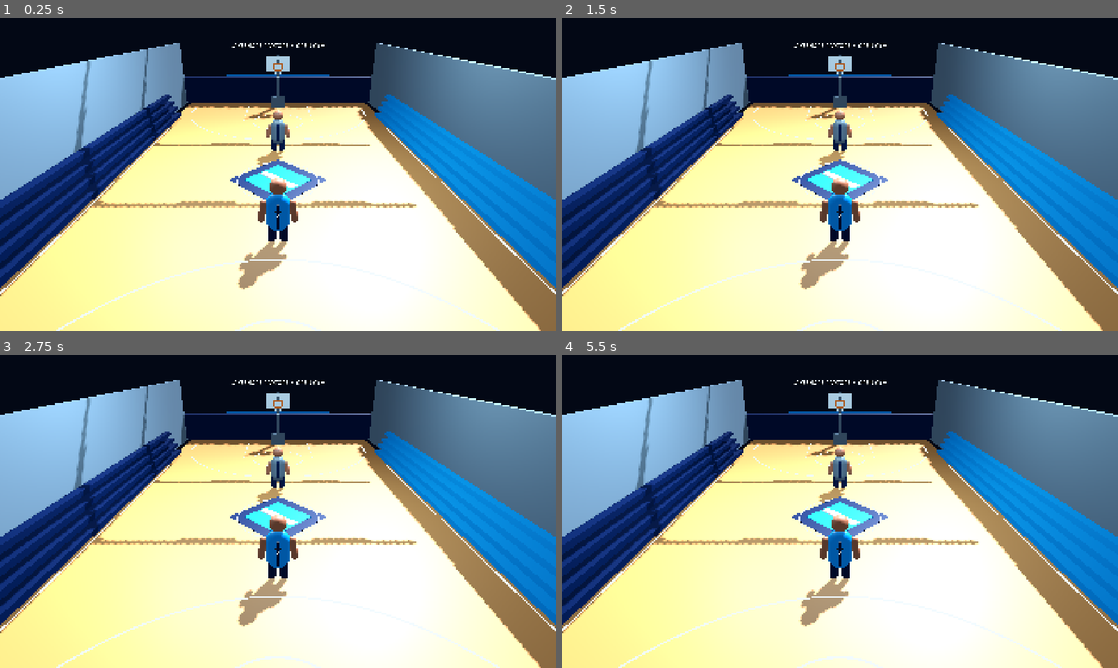
Above: before the commit, frames 1-4 (two rows, left to right).
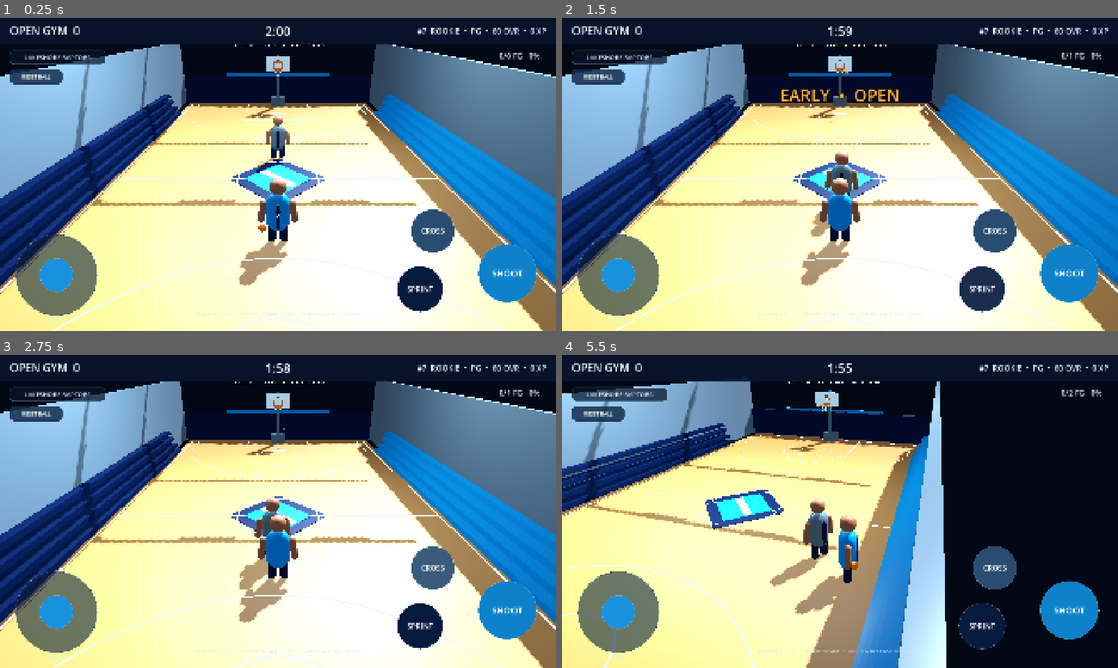
Above: after the commit, the same moments.

Repository: austindagenais12-dot/mynba2k26-companion-app
Game: Godot game, scene res://main.tscn
The game is run twice, just before and just after one commit, with the same random seed, the same clock (stepped at 60 frames per second) and the same inputs.
Inputs (mouse positions are in pixels of both pictures, inside the frame that each line leads up to):
- Up to frame 1 (0.25 s): no input
- Up to frame 2 (1.5 s): click (1067, 274) at 0.5 s, where only the run after the commit has a clickable "SHOOT"; click (984, 290) at 1.25 s, where only the run after the commit has a clickable "SPRINT"
- Up to frame 3 (2.75 s): click (433, 567) at 2 s, where only the run after the commit has a clickable "CROSS"
- Up to frame 4 (5.5 s): click (600, 414) at 2.75 s, where only the run after the commit has a clickable "RESET BALL"; move the mouse to (962, 495) at 3.52 s; hold D 3.53-4.25 s; hold Shift 3.53-4.25 s; click (962, 495) at 3.67 s; tap Space at 3.77 s; drag from (728, 527) to (812, 574) at 4.27 s; move the mouse to (895, 442) at 5.02 s; hold D from 5.03 s (still down); hold R from 5.03 s (still down)

The runs differ from the first frame. In frame 1, 14% of the frame differs, in the area x 0-100%, y 2-100%; in frame 2, 15%; in frame 3, 15%; in frame 4, 64%.
Error before the commit: Parse Error: The member "VirtualJoystick" shadows a native class. (res://scripts/hud.gd:3)

Commit message:
Fix Godot smoke test and provision Android SDK

Diff:
--- a/full-court-legacy-godot/project.godot
+++ b/full-court-legacy-godot/project.godot
@@ -9,7 +9,6 @@
 run/main_scene="res://main.tscn"
 config/features=PackedStringArray("4.7", "GL Compatibility")
 boot_splash/bg_color=Color(0.012, 0.035, 0.08, 1)
-boot_splash/image="res://icon.svg"
 config/icon="res://icon.svg"
 
 [display]
--- a/full-court-legacy-godot/scripts/hud.gd
+++ b/full-court-legacy-godot/scripts/hud.gd
@@ -1,6 +1,6 @@
 extends CanvasLayer
 
-const VirtualJoystick = preload("res://scripts/virtual_joystick.gd")
+const VirtualJoystickScript = preload("res://scripts/virtual_joystick.gd")
 
 const NAVY := Color("#071B3E")
 const NAVY_ALPHA := Color(0.025, 0.08, 0.17, 0.92)
@@ -60,7 +60,7 @@
 	var team_tag := _make_panel(root, "TeamTag", Color(0.025, 0.08, 0.17, 0.74), Vector2(34, 112), Vector2(330, 48), 12)
 	_make_label(team_tag, "LAKESHORE RAPTORS", Vector2.ZERO, team_tag.size, 22, HORIZONTAL_ALIGNMENT_CENTER, ICE)
 
-	var joystick := VirtualJoystick.new()
+	var joystick := VirtualJoystickScript.new()
 	joystick.name = "MoveJoystick"
 	joystick.position = Vector2(52, 744)
 	joystick.size = Vector2(286, 286)
Not shown, changed: .github/workflows/full-court-legacy-apk.yml
